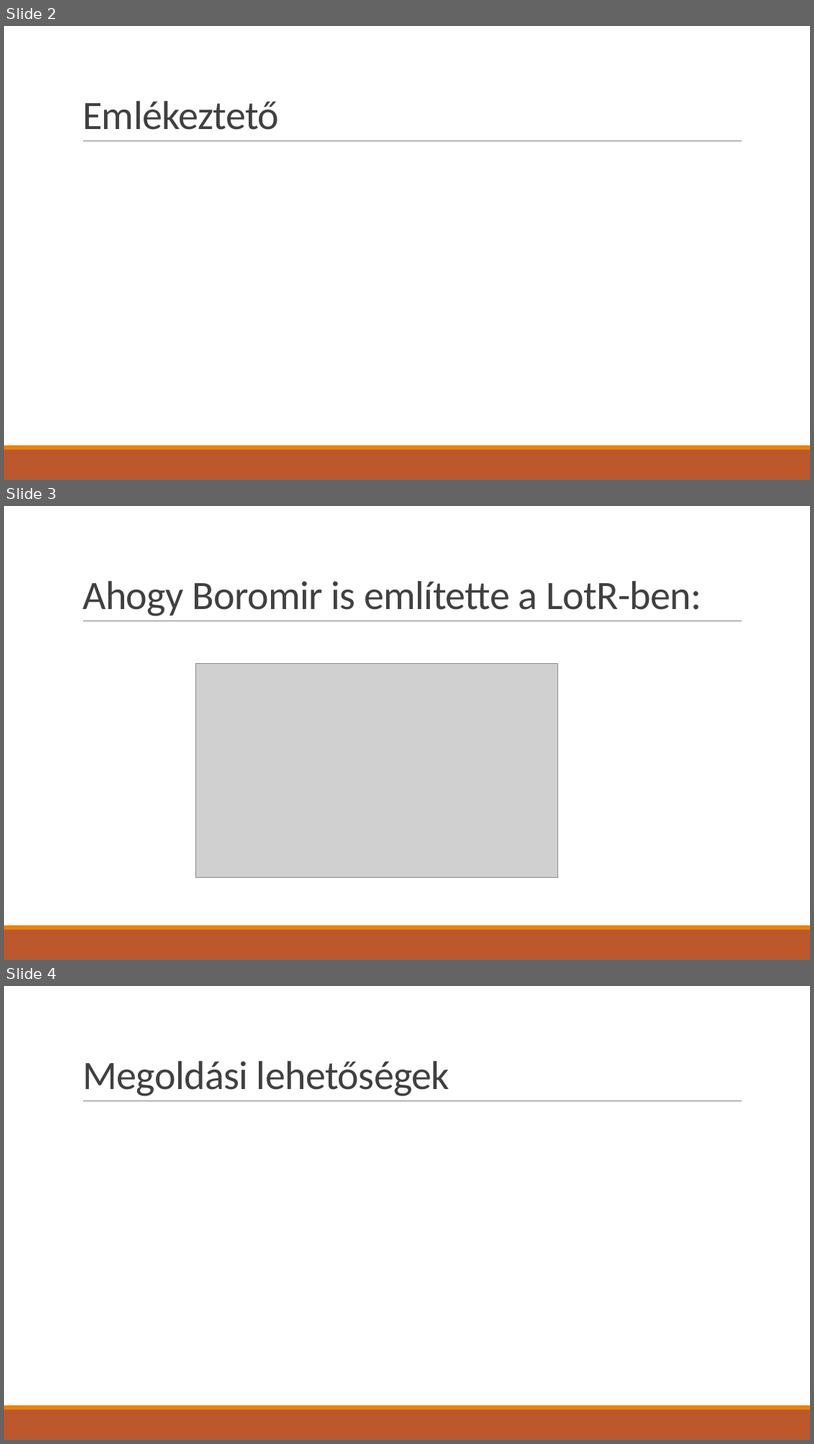
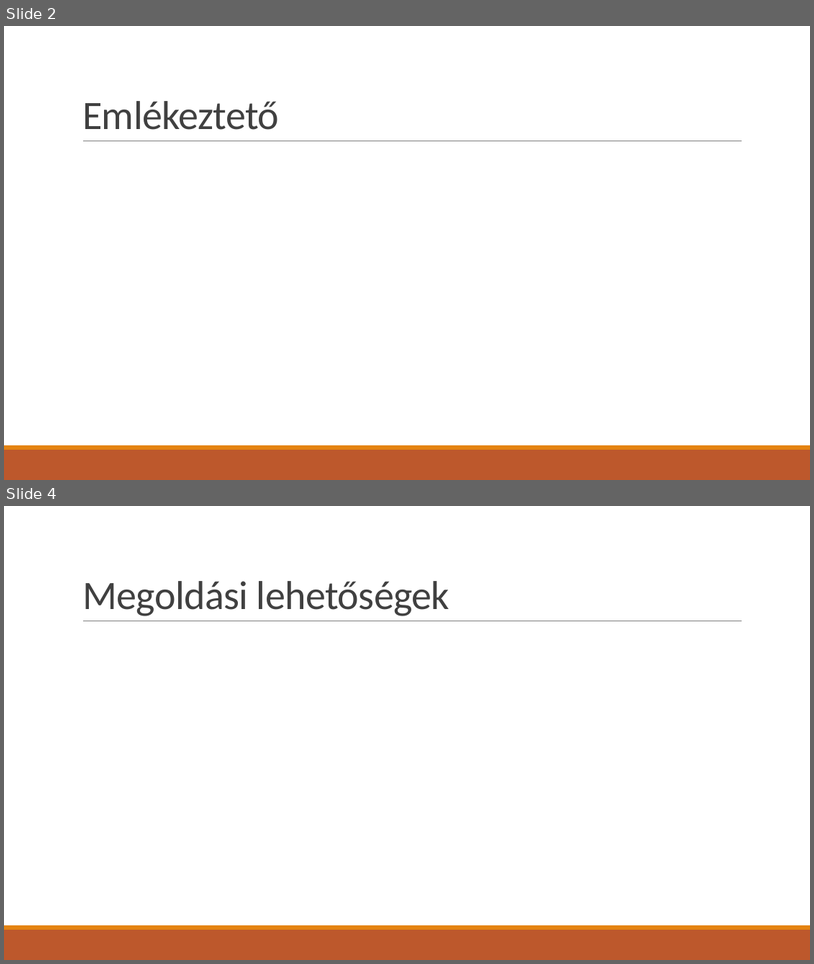
Before and after one commit to asylum2010/Asylum-s-ELTE-Exercises, a slide deck: PBR_EA_02.pptx. Shown one above the other, each under a label of ours: slides 2, 3 and 4 before the commit, slides 2 and 4 after it; the slides between them are not shown. The pictures are 814x1444 and 814x964 pixels, drawn with LibreOffice and Linux fonts; fonts in the diff are those of the drawing; grey boxes stand for pictures. Boxes give left, top, right and bottom in pixels: in the first picture for what was removed or moved away, otherwise in the second. Text is boxed around its words. In the diff, an @@ line names an element or a change of style, - is before the commit and + after.

```diff
--- a/PBR_EA_02.pptx
+++ b/PBR_EA_02.pptx
@@ slide 3 removed at <box>4,506,810,960</box>, background #FFFFFF; not listed: 3 template elements that a slide beside it also shows @@
@@ title removed at <box>82,581,702,616</box> @@
-Ahogy Boromir is említette a LotR-ben:
@@ picture removed at <box>196,663,558,878</box> @@
```
Also in this commit, not shown: 4 slides changed, 1 slide added, 1 other file.
